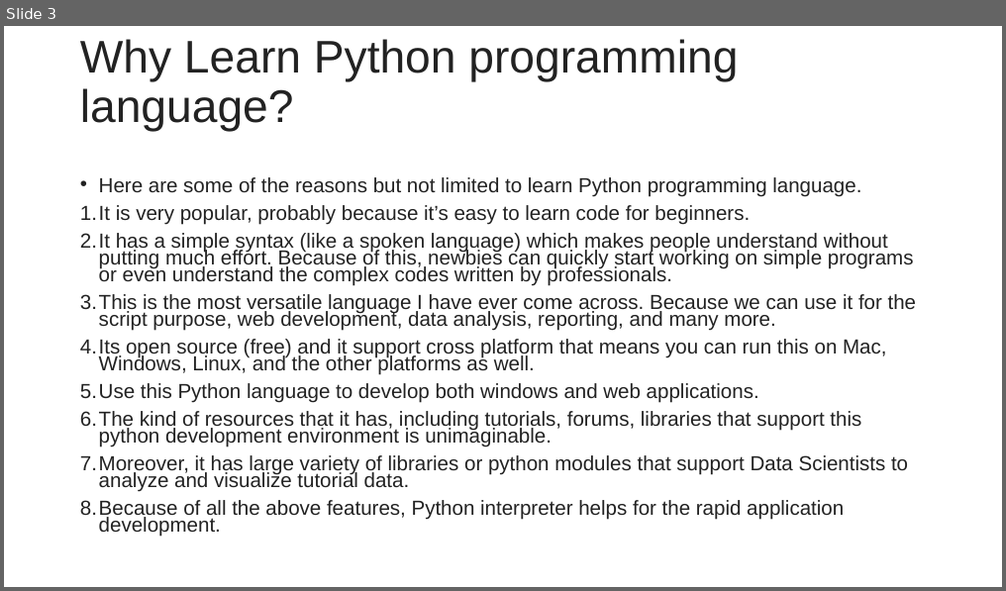
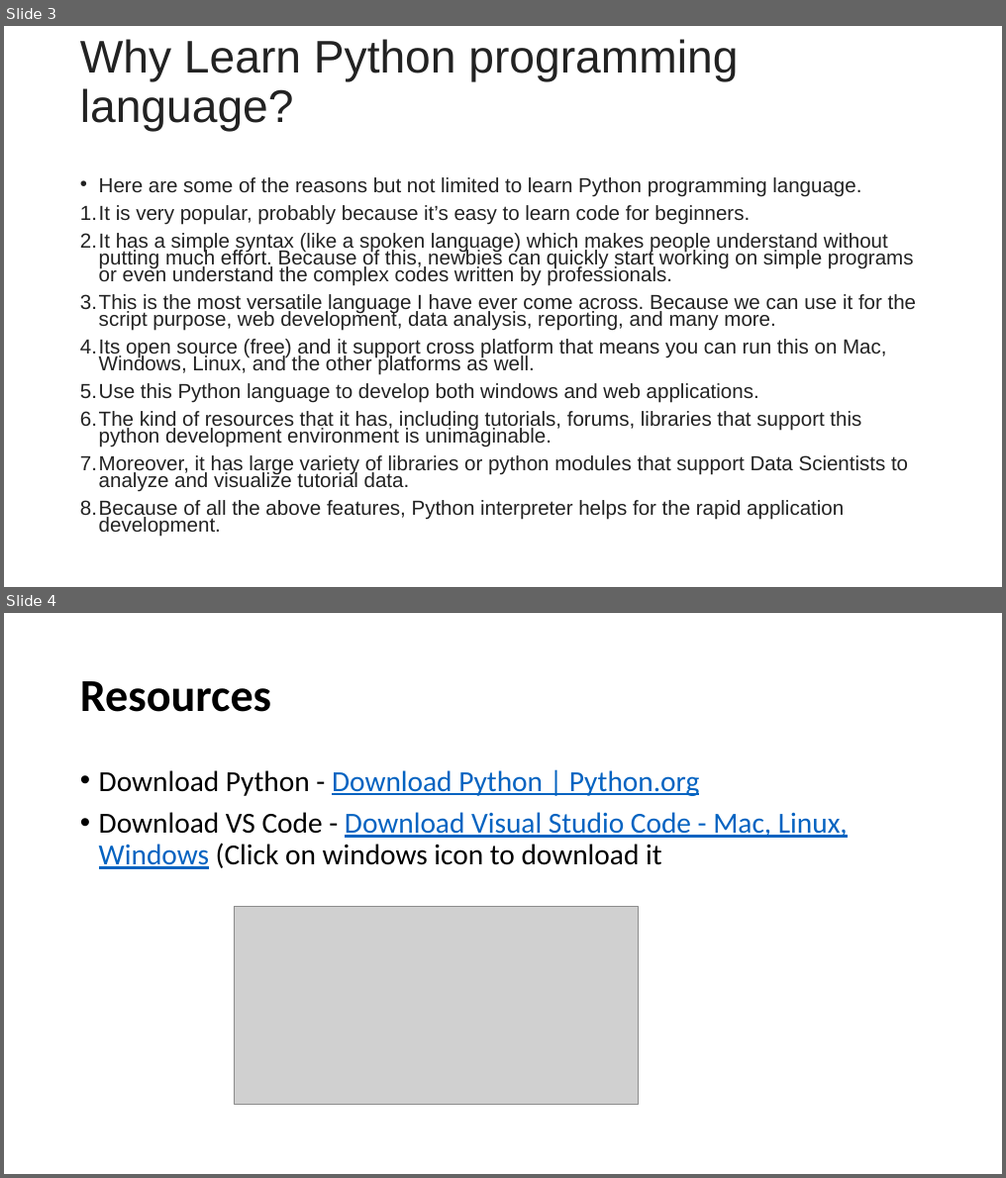
Before and after one commit to hitendradixit/Machine-Learning, a slide deck: SeesionSlides/MACHINE LEARNING Session 1.pptx. Shown one above the other, each under a label of ours: slide 3 before the commit, slides 3 and 4 after it. The pictures are 1006x591 and 1006x1178 pixels, drawn with LibreOffice and Linux fonts; fonts in the diff are those of the drawing; grey boxes stand for pictures. Boxes give left, top, right and bottom in pixels: in the first picture for what was removed or moved away, otherwise in the second. Text is boxed around its words. In the diff, an @@ line names an element or a change of style, - is before the commit and + after.

```diff
--- a/SeesionSlides/MACHINE LEARNING Session 1.pptx
+++ b/SeesionSlides/MACHINE LEARNING Session 1.pptx
@@ slide 4 added at [4,613,1002,1174], background #FFFFFF @@
@@ title added at [80,681,271,712], 44 pt, text #000000, bold @@
+Resources
@@ text added at [99,770,847,869], 28 pt, text #0563C1, underline @@
+• Download Python - Download Python | Python.org
+• Download VS Code - Download Visual Studio Code - Mac, Linux, Windows (Click on windows icon to download it
@@ picture added at [234,906,638,1104] @@
```
Also in this commit, not shown: 2 slides changed, 16 other slides added, 7 slides removed.
